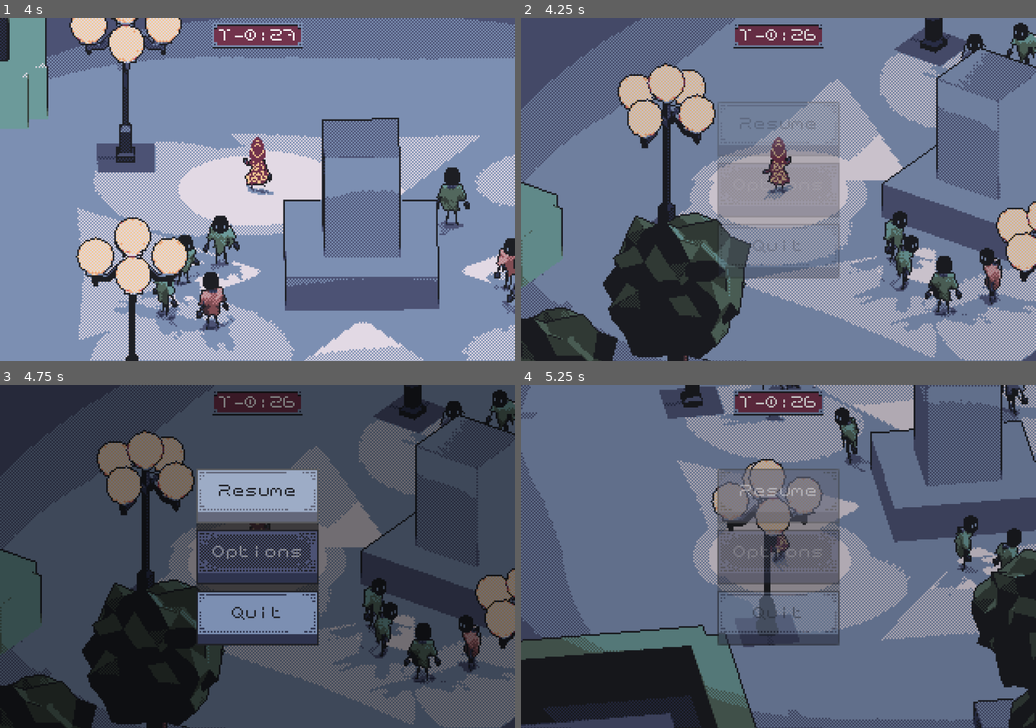
Above: before the commit, frames 1-4 (two rows, left to right).
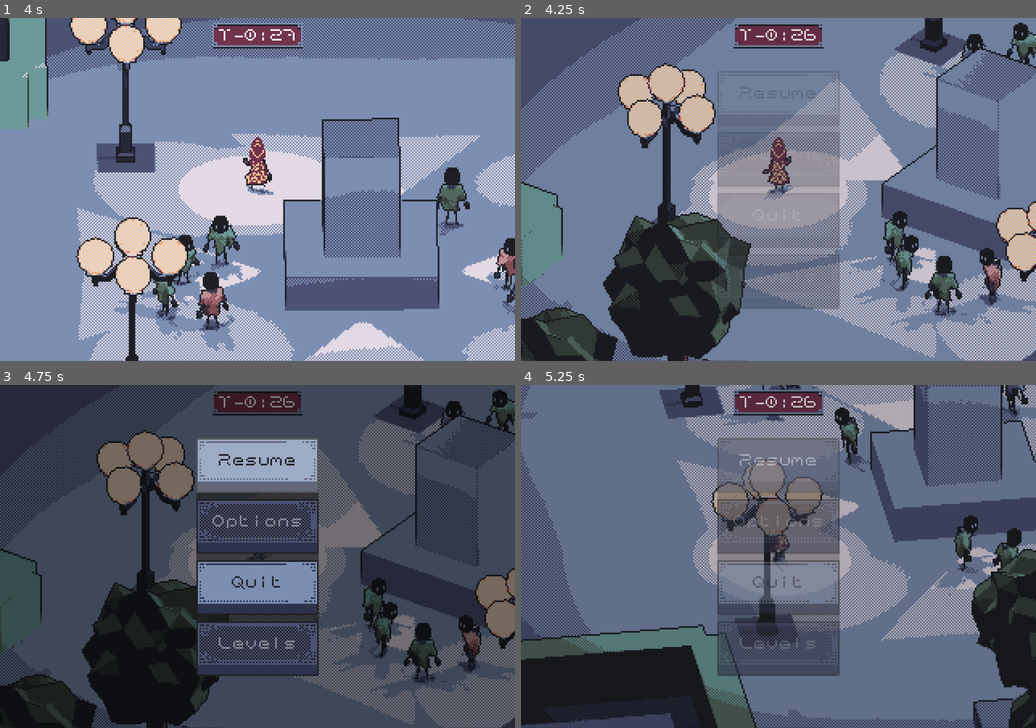
Above: after the commit, the same moments.

Repository: voxelith/pirate-game-jam-16
Game: Godot game, scene res://scenes/main.tscn
The game is run twice, just before and just after one commit, with the same random seed, the same clock (stepped at 60 frames per second) and the same inputs.
Inputs (mouse positions are in pixels of both pictures, inside the frame that each line leads up to):
- Up to frame 1 (4 s): move the mouse to (283, 189) at 0.52 s; hold W (move_up) from 0.53 s (still down); move the mouse to (231, 189) at 1.27 s; move the mouse to (267, 182) at 2.02 s; move the mouse to (252, 196) at 2.77 s; move the mouse to (293, 192) at 3.52 s
- Up to frame 2 (4.25 s): keep holding W (move_up); tap Escape (pause_menu) at 4.15 s
- Up to frame 3 (4.75 s): move the mouse to (103, 505) at 4.27 s; release W (move_up) at 4.28 s; hold A (move_left) from 4.28 s (still down)
- Up to frame 4 (5.25 s): release A (move_left) at 5 s; click "Resume" at 5 s

Frame 1 is identical in both runs. In frame 2, 3.3% of the frame differs, in the area x 38-62%, y 15-85%; in frame 3, 13%; in frame 4, 8.9%.

Commit message:
Added a level button template for playtesting..

Diff:
--- a/assets/pause_menu.tscn
+++ b/assets/pause_menu.tscn
@@ -122,6 +122,12 @@
 theme = ExtResource("1_qsy5g")
 text = "Quit"
 
+[node name="Quit2" type="Button" parent="CanvasLayer2/PanelContainer/ButtonsLayout"]
+layout_mode = 2
+theme = ExtResource("1_qsy5g")
+disabled = true
+text = "Levels"
+
 [node name="AnimationPlayer" type="AnimationPlayer" parent="."]
 libraries = {
 "": SubResource("AnimationLibrary_02x0u")
@@ -133,3 +139,4 @@
 [connection signal="pressed" from="CanvasLayer2/PanelContainer/ButtonsLayout/Resume" to="." method="_on_resume_pressed"]
 [connection signal="pressed" from="CanvasLayer2/PanelContainer/ButtonsLayout/Options" to="." method="_on_options_pressed"]
 [connection signal="pressed" from="CanvasLayer2/PanelContainer/ButtonsLayout/Quit" to="." method="_on_quit_pressed"]
+[connection signal="pressed" from="CanvasLayer2/PanelContainer/ButtonsLayout/Quit2" to="." method="_on_quit_pressed"]
--- a/scripts/main_viewport_container.gd
+++ b/scripts/main_viewport_container.gd
@@ -25,6 +25,7 @@
 
 	change_level(preload("res://scenes/levels/town_square.tscn"))
 	#change_level(preload("res://scenes/levels/LevelLayOut.tscn")) #This is for testing.
+	#change_level(preload("res://scenes/levels/LevelLayOut.tscn")) #This is for testing.
 
 
 func _on_player_destroyed_npcs(destroyed_count: int) -> void:
